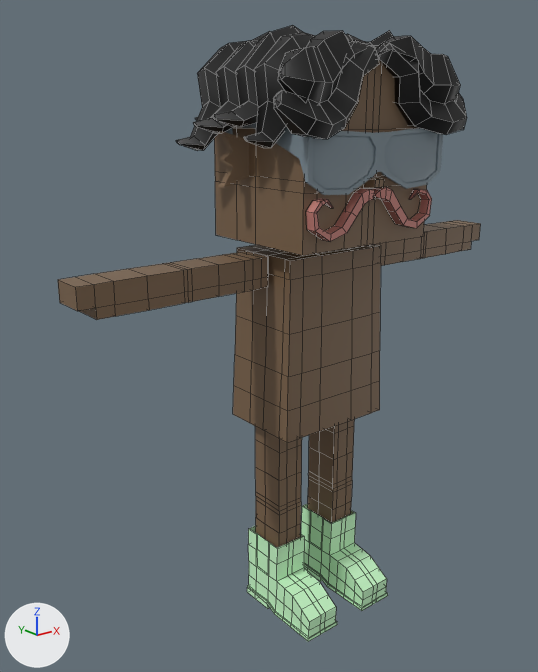
Before and after pictures for a commit that changed the FBX model mustachiorascals/fbx/31bd8323-4609-4b43-a2eb-8373e5e4e6a3.fbx.
Rendered twice from a 50 mm lens placed at (-0.0242, -0.026, 0.0256), pointed at (-0.0019, 0.002, 0.0144). The axes (+X, +Y, +Z) are drawn at lower left. The lights are the same throughout. Mesh edges are drawn as thin lines on the coarser meshes. Where no turn or scale is listed for an object, it has been applied to the vertices.

Names of what the first picture shows: 'e_6', 'ew_biker', 'f_chelsea_boots', 'h_curly', 'm_strongman', 'mustachio_arms', 'mustachio_body', 'mustachio_head', 'mustachio_legs'.
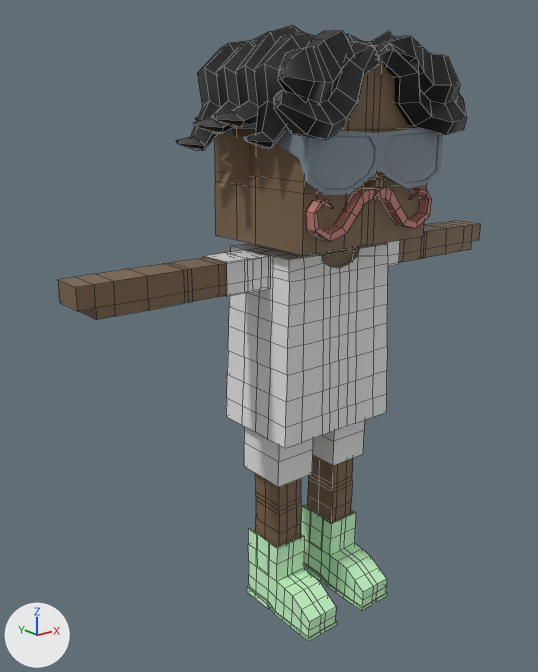
What the commit changed:
Material 'upper_garment_1' (mat_upper_garment_1) is new.
Its base color is (0.8, 0.8, 0.8) (white #e7e7e7).
Material 'lower_garment' (mat_lower_garment) is new.
Its base color is (0.8, 0.8, 0.8) (white #e7e7e7).
Mesh me_mesh_011 is new.
It has 24 vertices, 18 faces and spans x -0.00561..0.00561, y 0.00027..0.00209, z 0.01737..0.01893.
It uses material mat_upper_garment_1 (white #e7e7e7).
Mesh me_mesh_010 is new.
It has 230 vertices, 212 faces and spans x -0.00349..0.00349, y -0.0013..0.00353, z 0.00994..0.01894.
It uses material mat_upper_garment_1 (white #e7e7e7).
Mesh me_mesh_003_1 is new.
It has 32 vertices, 24 faces and spans x -0.003..0.003, y -0.00018..0.00265, z 0.00723..0.01232.
It uses material mat_lower_garment (white #e7e7e7).
Object 'c_shirt_2' (ob_c_shirt_2) is new; it shows me_mesh_011.
Its location is (0.0, 0.0, 0.0).
Object 'c_shirt_1' (ob_c_shirt_1) is new; it shows me_mesh_010.
Its location is (0.0, 0.0, 0.0).
Object 'c_shorts' (ob_c_shorts) is new; it shows me_mesh_003_1.
Its location is (0.0, 0.0, 0.0).

Boxes [x1, y1, x2, y2] around the edits, measured in the pictures (538 x 672 px):
'c_shirt_1', added
    after: [226, 243, 388, 448]
'c_shorts', added
    after: [244, 420, 364, 487]
'c_shirt_2', added
    after: [203, 240, 400, 297]
'mustachio_body', unchanged, covered by the edit
    before: [233, 244, 381, 443]
    after: [317, 247, 359, 268]
